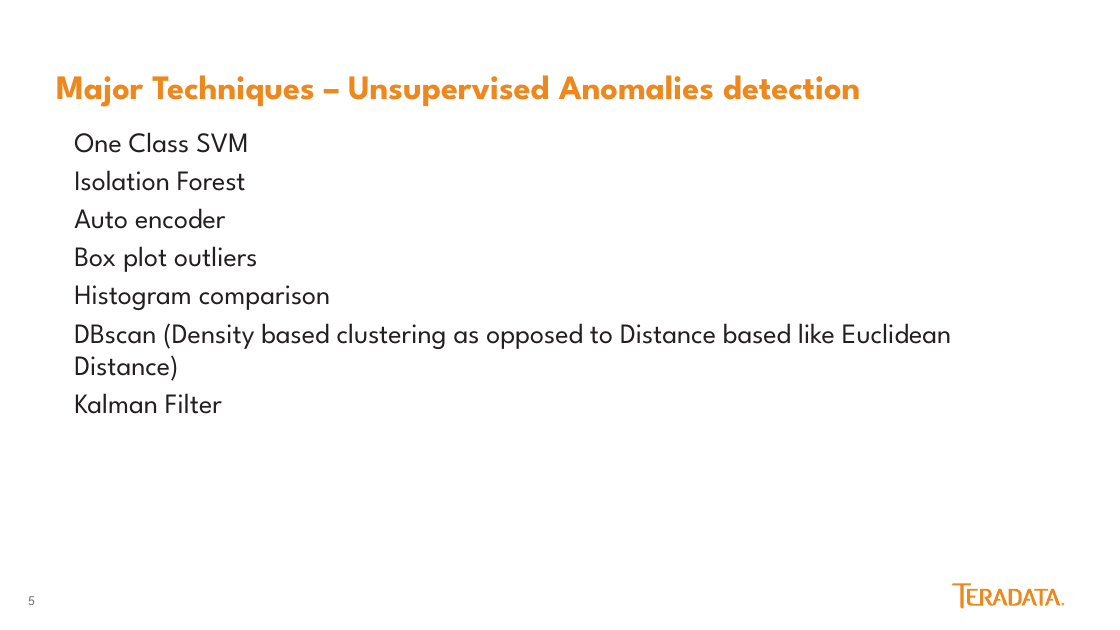
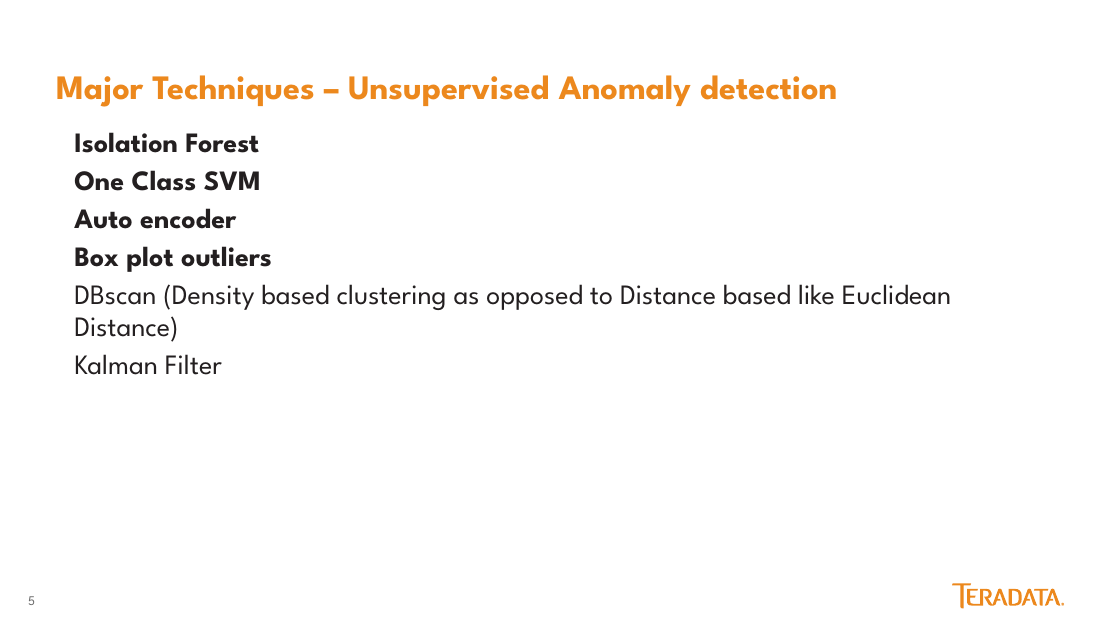
Before and after one commit to jackalwoods/Anomaly-Detection, a slide deck: slide 5 of Anamoly Detection.pptx. Drawn at 1120x630 pixels with LibreOffice and Linux fonts; fonts in the diff are those of the drawing. Boxes give left, top, right and bottom in pixels: in the first picture for what was removed or moved away, otherwise in the second. Text is boxed around its words. In the diff, an @@ line names an element or a change of style, - is before the commit and + after.

```diff
--- a/Anamoly Detection.pptx
+++ b/Anamoly Detection.pptx
@@ title at [56,75,837,107]: text changed @@
-Major Techniques – Unsupervised Anomalies detection
+Major Techniques – Unsupervised Anomaly detection
@@ text at [74,132,259,153]: paragraph added @@
+Isolation Forest
@@ text at [74,170,246,191]: paragraph removed @@
-Isolation Forest
@@ text at [74,170,272,272]: bold on in "One Class SVM", "Auto encoder", "Box plot outliers" @@
@@ text at [74,285,330,310]: paragraph removed @@
-Histogram comparison
```
Also in this commit, not shown: 9 other slides changed.
